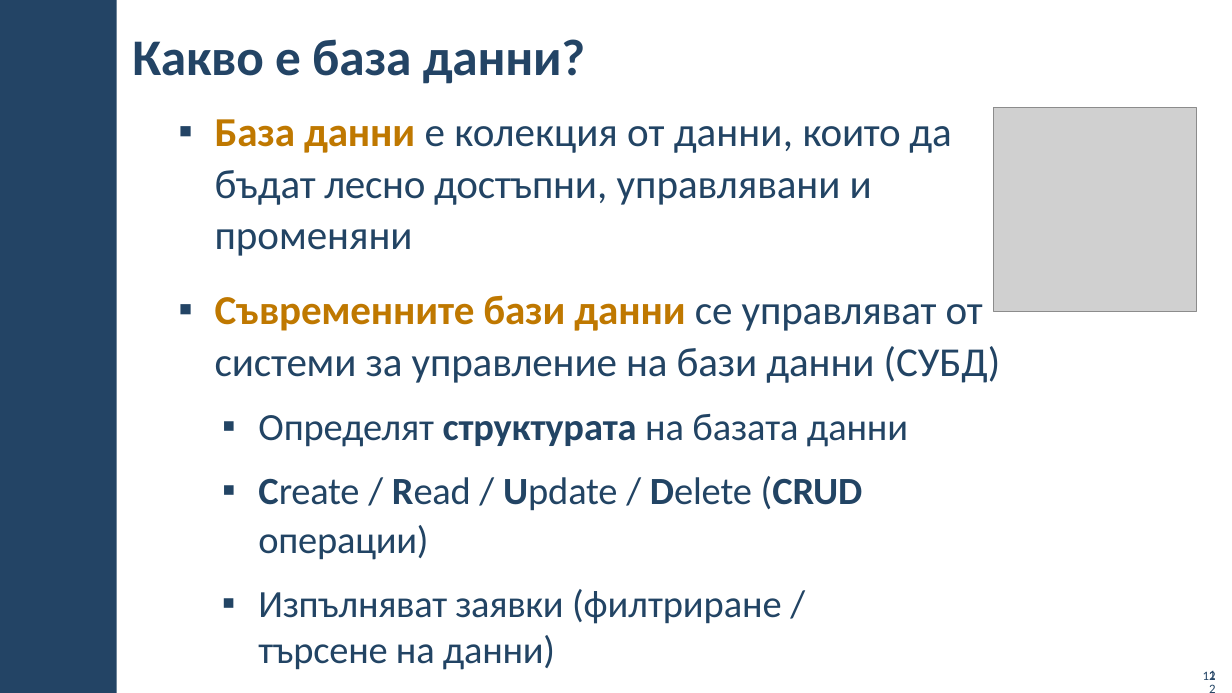
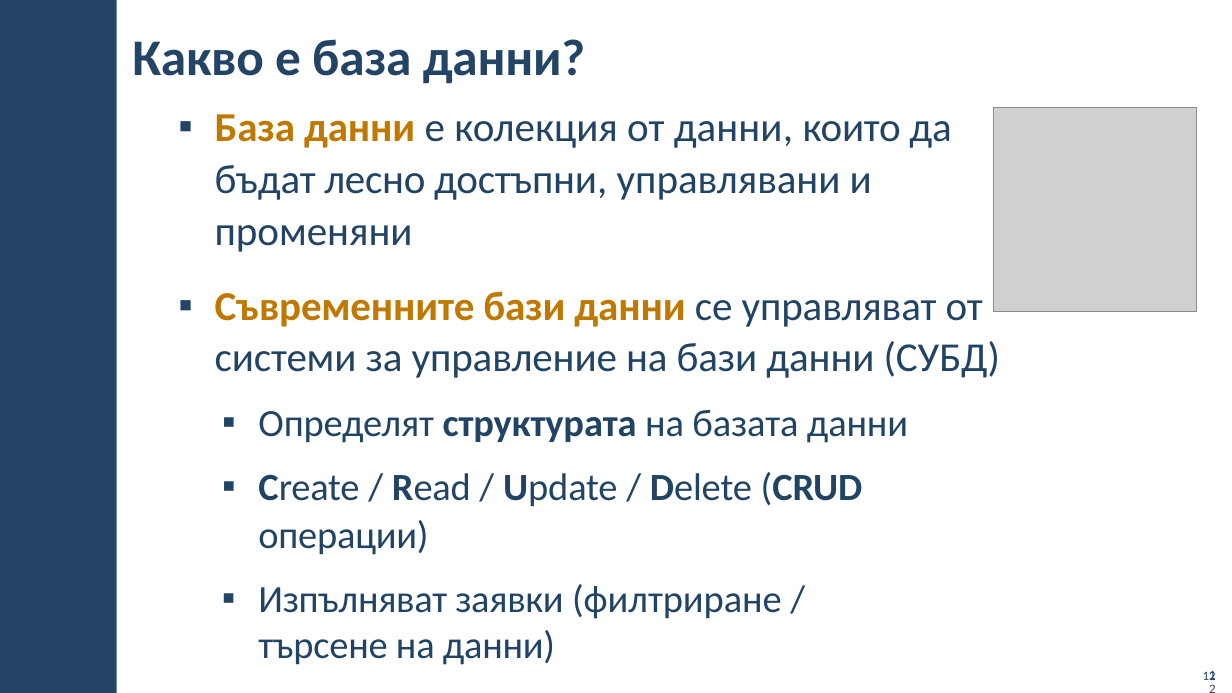
Before and after one commit to BG-IT-Edu/School-Programming, a slide deck: slide 12 of Courses/Software-Sciences/Module-3-Databases-New/01-IT-Systems/01-IT-Systems.pptx. Drawn at 1232x693 pixels with LibreOffice and Linux fonts; fonts in the diff are those of the drawing; grey boxes stand for pictures; background and template pictures are left out. Boxes give left, top, right and bottom in pixels: in the first picture for what was removed or moved away, otherwise in the second. Text is boxed around its words. In the diff, an @@ line names an element or a change of style, - is before the commit and + after.

```diff
--- a/Courses/Software-Sciences/Module-3-Databases-New/01-IT-Systems/01-IT-Systems.pptx
+++ b/Courses/Software-Sciences/Module-3-Databases-New/01-IT-Systems/01-IT-Systems.pptx
@@ text "База данни е колекция от ...": place and size @@
-text "База данни е колекция от ..." at (215,119,1001,670)
+text "База данни е колекция от ..." at (215,114,1000,665)
```
Also in this commit, not shown: 5 other slides changed, 2 slides added.
